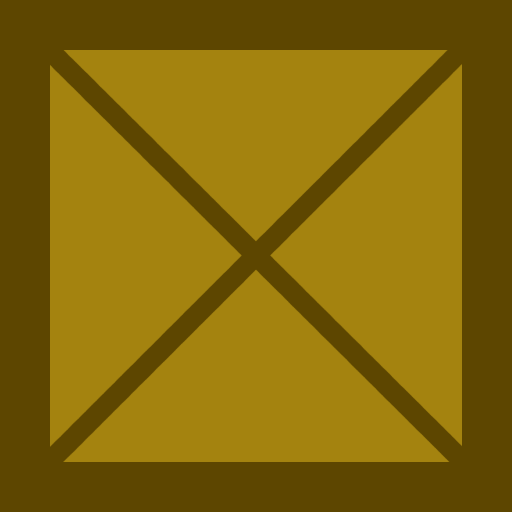
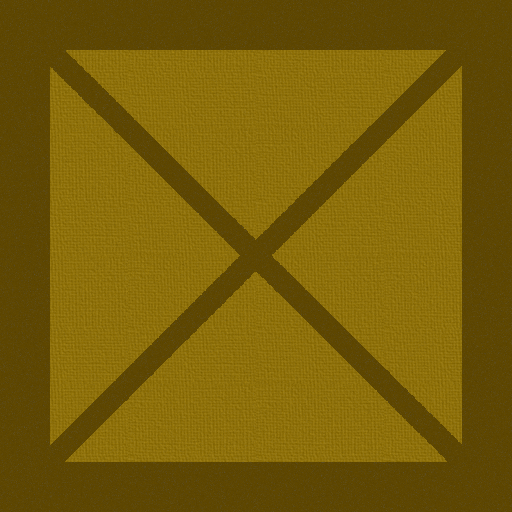
Comparing the layer stacks of the two (512, 512) images. Changes:
"Layer": opacity 100% → 69%, moved it above "Layer #2", painted on it over <box>0,0,512,512</box>
renamed "Layer #1" to "Layer #2", painted on it over <box>0,0,512,512</box>
